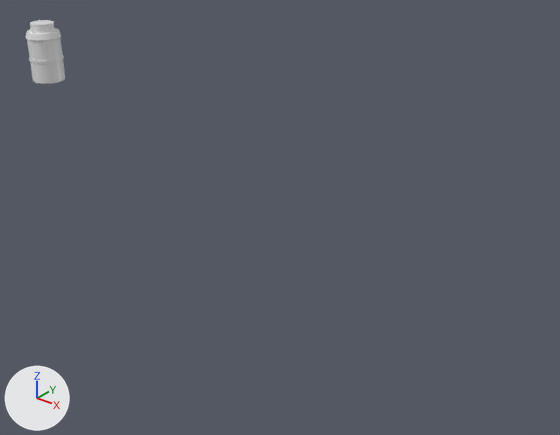
The FBX model Assets/Model/New Props/Hub/Hub_Capsule.fbx: old version first, new version second.
Both versions are drawn from a 50 mm camera at (93.6, -69.6, 37.9) aimed at (48.6, -13.4, 3.0). The lights are fixed; the arrows at lower left show +X, +Y and +Z. Where no turn or scale is listed for an object, it has been applied to the vertices.

In view in the first picture: 'Hub_Capsule'.
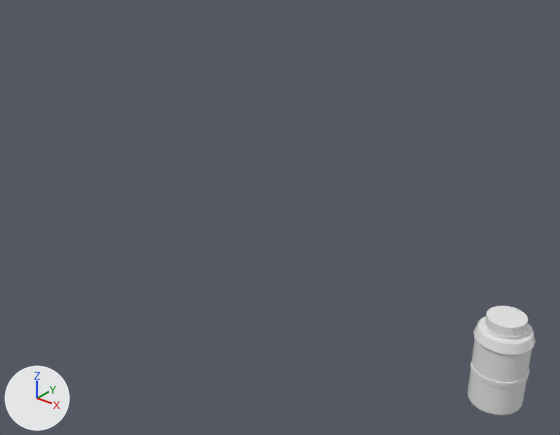
The change in detail:
me_mesh is used by ob_hub_capsule; location (15.83, -16.24, 12.36).
me_mesh had 602 vertices, 618 faces and spanned x -2.0..2.0, y -2.0..2.0, z -0.05..6.71.
me_mesh now has 562 vertices, 578 faces and spans x -2.59..2.59, y -2.59..2.59, z -0.07..8.72.
me_mesh part 1: the loose piece of 260 vertices spanning x -1.91..1.95, y -1.95..1.95, z 2.42..2.79 is turned -9.5 degrees about the z axis through the mesh origin and scaled by 1.3.
me_mesh part 2: the loose piece of 342 vertices spanning x -2.0..2.0, y -2.0..2.0, z -0.05..6.71 is rebuilt with 302 vertices and now spans x -2.59..2.59, y -2.59..2.59, z -0.07..8.72.
Object 'Hub_Capsule' (ob_hub_capsule) moves from (15.83, -16.24, 12.36) to (73.63, -13.53, -7.51).

Where the change shows, as pixel boxes [x1, y1, x2, y2] in the pictures (560 x 435 px; the box of a moved part takes in the faces that stretch with it):
'Hub_Capsule', reshaped, moved (70% wider, 69% taller)
    before: [26, 20, 65, 84]
    after: [468, 306, 535, 415]
part 1 of me_mesh, moved or reshaped
    before: [29, 56, 64, 64]
    after: [470, 362, 530, 387]
part 2 of me_mesh, rebuilt (70% wider, 69% taller)
    before: [26, 20, 65, 84]
    after: [468, 306, 535, 415]
